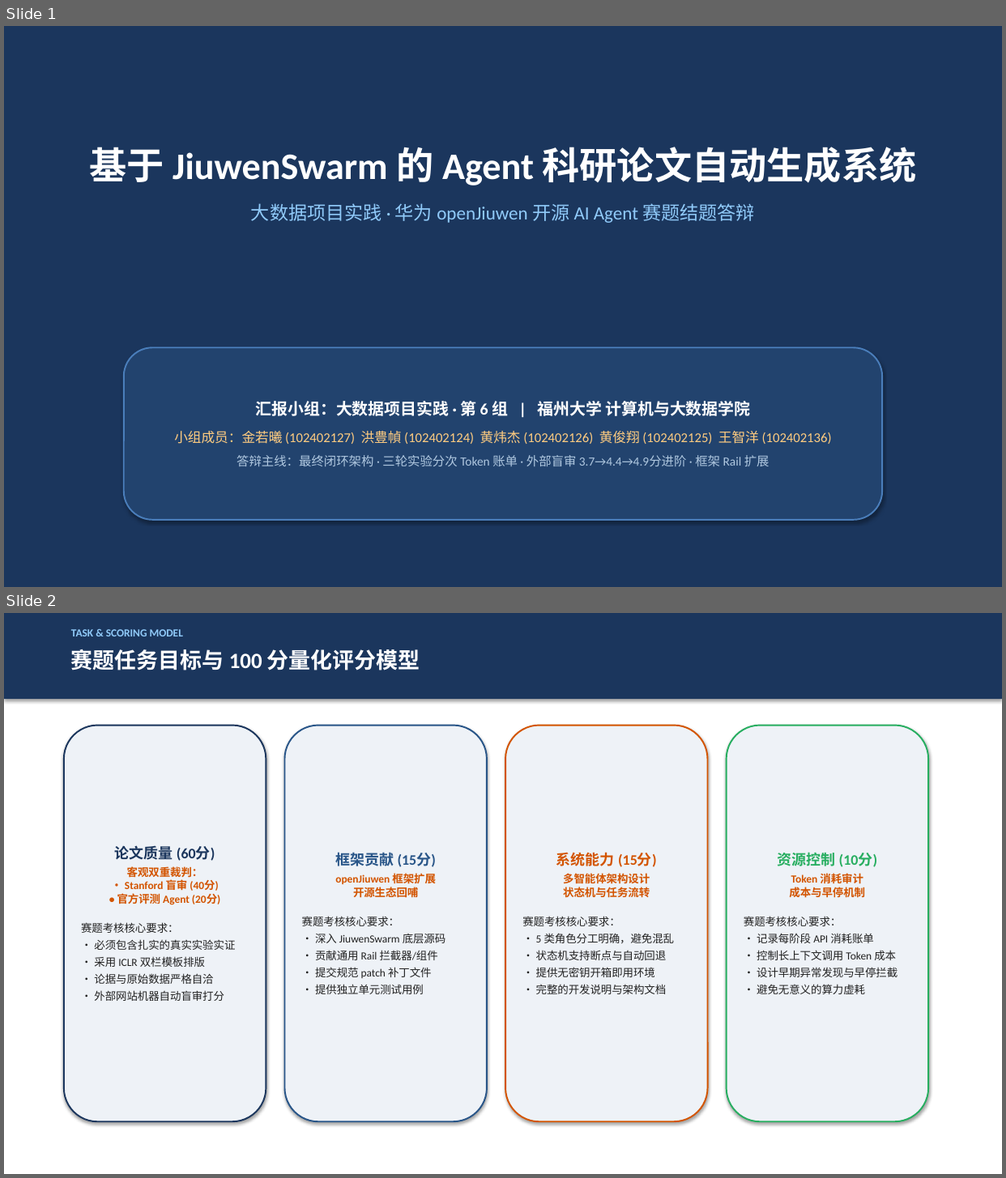
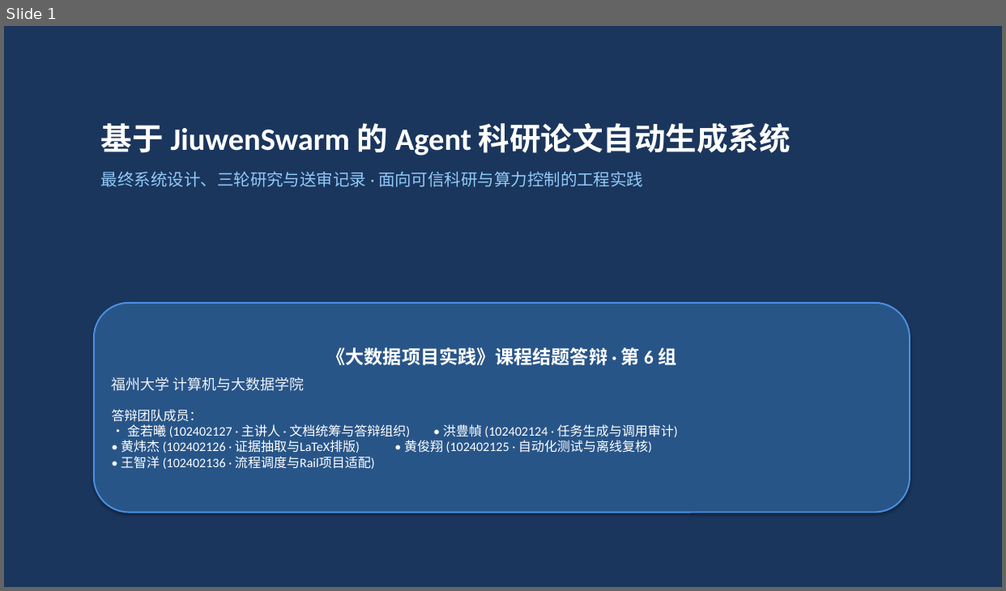
Before and after one commit to MieSheeeep/JiuwenSwarmPaperAgent, a slide deck: docs/第6组项目汇报PPT_终版.pptx. Shown one above the other, each under a label of ours: slides 1 and 2 before the commit, slide 1 after it. The pictures are 1006x1178 and 1006x591 pixels, drawn with LibreOffice and Linux fonts; fonts in the diff are those of the drawing. Boxes give left, top, right and bottom in pixels: in the first picture for what was removed or moved away, otherwise in the second. Text is boxed around its words. In the diff, an @@ line names an element or a change of style, - is before the commit and + after.

```diff
--- a/docs/第6组项目汇报PPT_终版.pptx
+++ b/docs/第6组项目汇报PPT_终版.pptx
@@ slide 2 removed at [4, 613, 1002, 1174], background #FFFFFF @@
@@ rectangle removed at [4, 613, 1002, 699] @@
@@ text removed at [71, 629, 183, 636] @@
-TASK & SCORING MODEL
@@ text removed at [71, 649, 420, 671] @@
-赛题任务目标与 100 分量化评分模型
@@ rounded rectangle removed at [64, 726, 266, 1122] @@
-论文质量 (60分)
-客观双重裁判：
-• Stanford 盲审 (40分)
-• 官方评测 Agent (20分)
-赛题考核核心要求：
-• 必须包含扎实的真实实验实证
-• 采用 ICLR 双栏模板排版
-• 论据与原始数据严格自洽
-• 外部网站机器自动盲审打分
@@ rounded rectangle removed at [285, 726, 487, 1122] @@
-框架贡献 (15分)
-openJiuwen 框架扩展
-开源生态回哺
-赛题考核核心要求：
-• 深入 JiuwenSwarm 底层源码
-• 贡献通用 Rail 拦截器/组件
-• 提交规范 patch 补丁文件
-• 提供独立单元测试用例
@@ rounded rectangle removed at [505, 726, 708, 1122] @@
-系统能力 (15分)
-多智能体架构设计
-状态机与任务流转
-赛题考核核心要求：
-• 5 类角色分工明确，避免混乱
-• 状态机支持断点与自动回退
-• 提供无密钥开箱即用环境
-• 完整的开发说明与架构文档
@@ rounded rectangle removed at [727, 726, 928, 1122] @@
-资源控制 (10分)
-Token 消耗审计
-成本与早停机制
-赛题考核核心要求：
-• 记录每阶段 API 消耗账单
-• 控制长上下文调用 Token 成本
-• 设计早期异常发现与早停拦截
-• 避免无意义的算力虚耗
@@ slide 1 changed as well @@
@@ text "基于 JiuwenSwarm 的 Agent 科研论文自动生成系统": place and size @@
-text "基于 JiuwenSwarm 的 Agent 科研论文自动生成系统" at [89, 147, 917, 223]
+text "基于 JiuwenSwarm 的 Agent 科研论文自动生成系统" at [101, 123, 791, 187]
@@ text at [101, 123, 791, 156]: size 36 to 30 pt in "基于 JiuwenSwarm 的 Agent 科研论文自动生成系统"; alignment centre to left @@
@@ text at [101, 172, 643, 187]: text changed; size 18 to 16 pt @@
-大数据项目实践 · 华为 openJiuwen 开源 AI Agent 赛题结题答辩
+最终系统设计、三轮研究与送审记录 · 面向可信科研与算力控制的工程实践
@@ rounded rectangle "《大数据项目实践》课程结题答辩 · 第 6 组": place and size @@
-rounded rectangle "《大数据项目实践》课程结题答辩 · 第 6 组" at [124, 348, 882, 520]
+rounded rectangle "《大数据项目实践》课程结题答辩 · 第 6 组" at [94, 303, 910, 513]
@@ rounded rectangle "《大数据项目实践》课程结题答辩 · 第 6 组" at [94, 303, 910, 513]: fill #22436E to #285588; outline #4A7EBB 1.5 pt to #4A90E2 1.5 pt @@
@@ text in rounded rectangle at [112, 348, 678, 469]: text changed; size 13 to 12.5 pt; text colour #FFCC80 to #FFFFFF @@
-汇报小组：大数据项目实践 · 第 6 组 | 福州大学 计算机与大数据学院
-小组成员：金若曦 (102402127) 洪豊幀 (102402124) 黄炜杰 (102402126) 黄俊翔 (102402125) 王智洋 (102402136)
-答辩主线：最终闭环架构 · 三轮实验分次 Token 账单 · 外部盲审 3.7→4.4→4.9分进阶 · 框架 Rail 扩展
+《大数据项目实践》课程结题答辩 · 第 6 组
+福州大学 计算机与大数据学院
+答辩团队成员：
+• 金若曦 (102402127 · 主讲人 · 文档统筹与答辩组织) • 洪豊幀 (102402124 · 任务生成与调用审计)
+• 黄炜杰 (102402126 · 证据抽取与LaTeX排版) • 黄俊翔 (102402125 · 自动化测试与离线复核)
+• 王智洋 (102402136 · 流程调度与Rail项目适配)
```
Also in this commit, not shown: 13 other slides changed, 2 slides added, 1 other slide removed, 13 other files.
